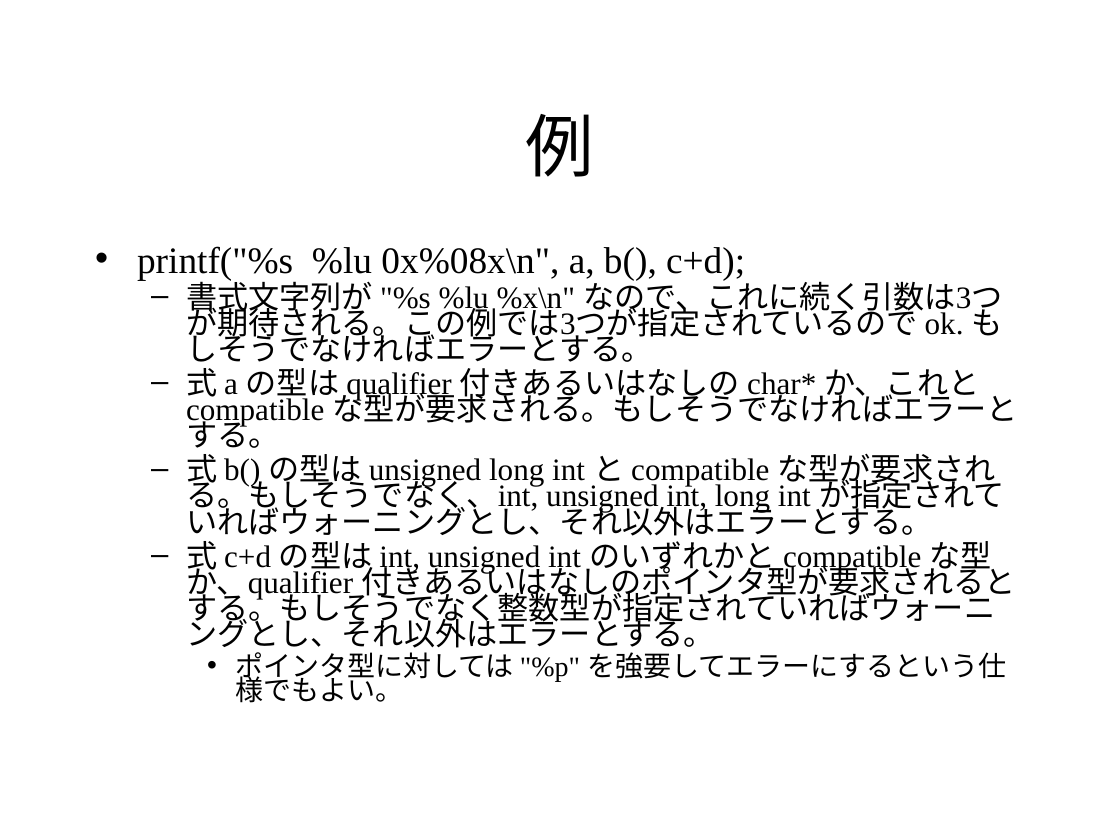
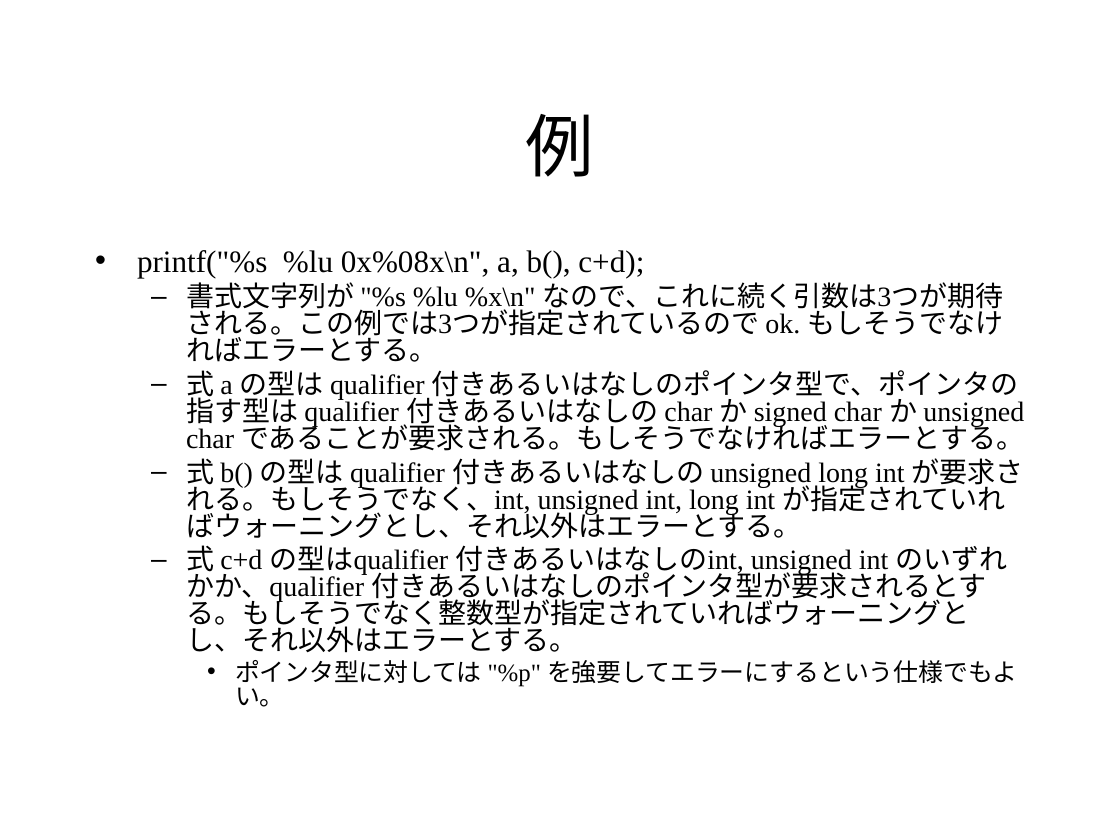
Before and after one commit to KeiHasegawa/printf_chk_doc, a slide deck: slide 3 of 01_spec.ppt. Drawn at 1120x840 pixels with LibreOffice and Linux fonts; fonts in the diff are those of the drawing. Boxes give left, top, right and bottom in pixels: in the first picture for what was removed or moved away, otherwise in the second. Text is boxed around its words. In the diff, an @@ line names an element or a change of style, - is before the commit and + after.

```diff
--- a/01_spec.ppt
+++ b/01_spec.ppt
@@ text at box(137, 250, 1018, 707): size 24 to 20 pt in "printf("%s %lu 0x%08x\n", a, b(), c+d);"; size 20 to 18 pt in "書式文字列が "%s %lu %x\n" なので、これに続く引数は3つが期待される。この例では3つが指定されているので  ..."; size 18 to 16 pt in "ポインタ型に対しては "%p" を強要してエラーにするという仕様でもよい。"; line spacing 0.7 to 0.8; less space between paragraphs @@
@@ text at box(186, 370, 1024, 653): text changed; size 20 to 18 pt @@
-  – 式 a の型は qualifier 付きあるいはなしの char* か、これと compatible な型が要求される。もしそうでなければエラーとする。
-  – 式 b() の型は unsigned long int と compatible な型が要求される。もしそうでなく、int, unsigned int, long int が指定されていればウォーニングとし、それ以外はエラーとする。
-  – 式 c+d の型は int, unsigned int のいずれかと compatible な型か、qualifier 付きあるいはなしのポインタ型が要求されるとする。もしそうでなく整数型が指定されていればウォーニングとし、それ以外はエラーとする。
+  – 式 a の型は qualifier 付きあるいはなしのポインタ型で、ポインタの指す型は qualifier 付きあるいはなしの char か signed char か unsigned char であることが要求される。もしそうでなければエラーとする。
+  – 式 b() の型は qualifier 付きあるいはなしの unsigned long int が要求される。もしそうでなく、int, unsigned int, long int が指定されていればウォーニングとし、それ以外はエラーとする。
+  – 式 c+d の型はqualifier 付きあるいはなしのint, unsigned int のいずれかか、qualifier 付きあるいはなしのポインタ型が要求されるとする。もしそうでなく整数型が指定されていればウォーニングとし、それ以外はエラーとする。
```
Also in this commit, not shown: 1 other slide changed, 4 other files.
